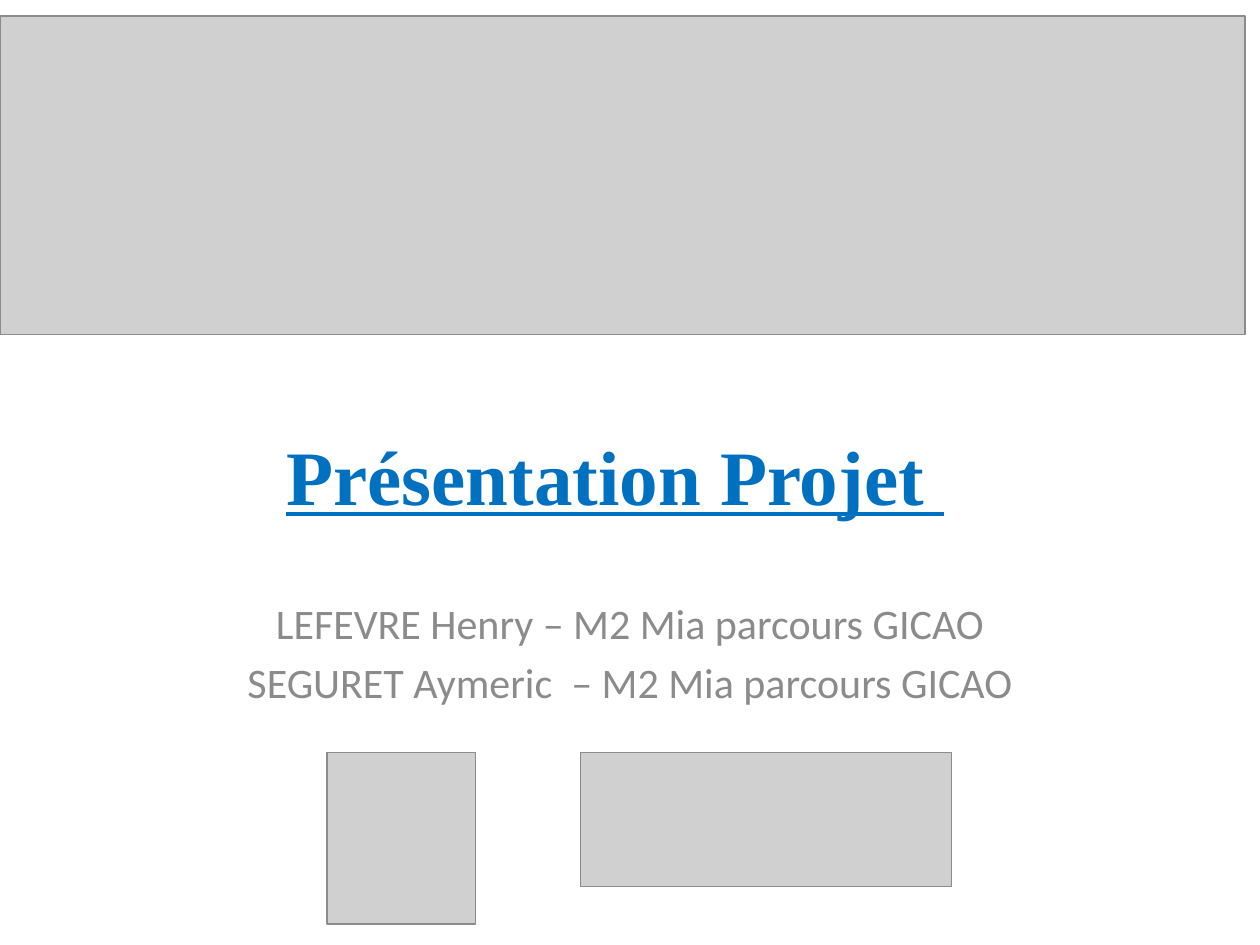
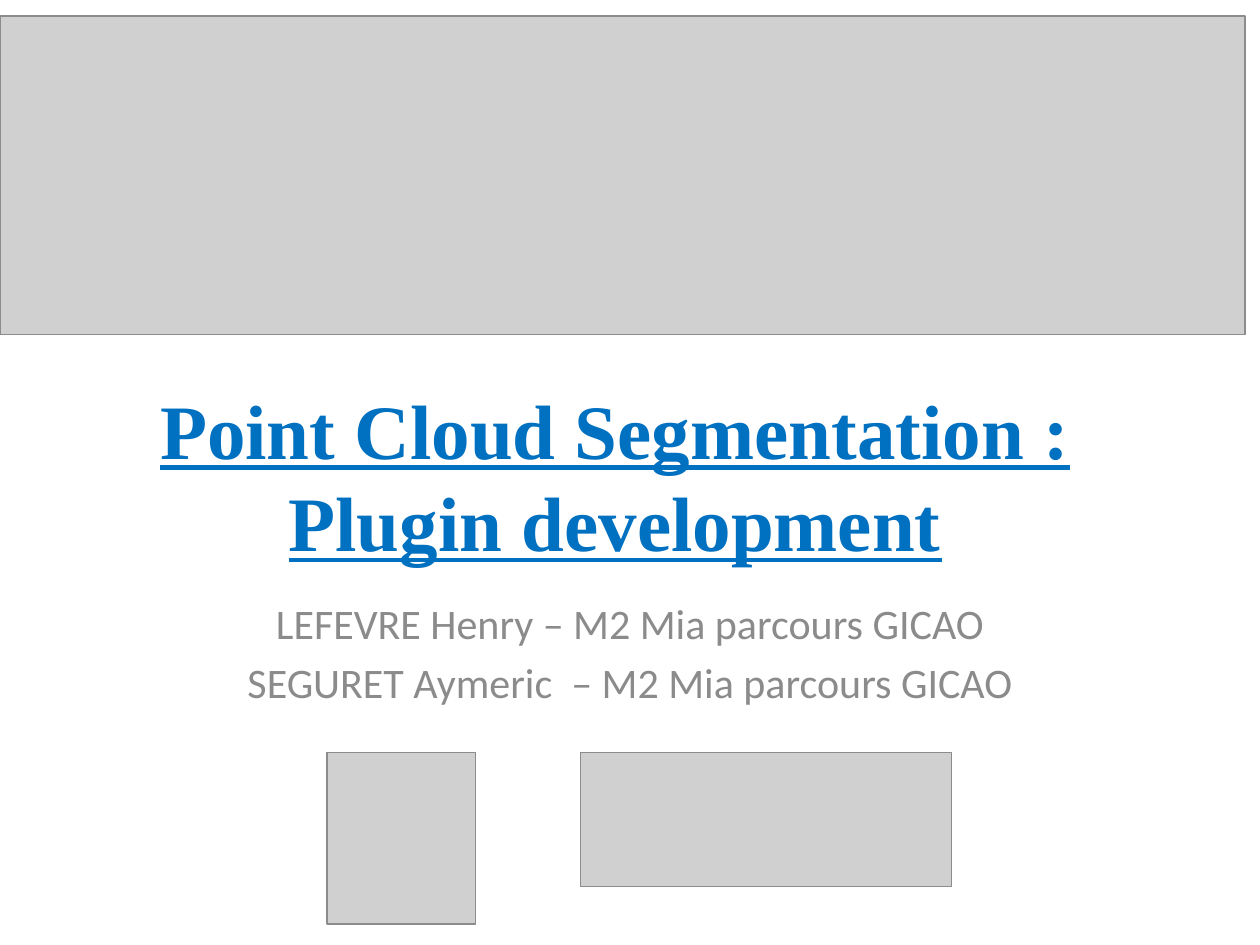
Before and after one commit to Mric26/M2-S1, a slide deck: slide 1 of Projet/Presentation.pptx. Drawn at 1260x945 pixels with LibreOffice and Linux fonts; fonts in the diff are those of the drawing; grey boxes stand for pictures. Boxes give left, top, right and bottom in pixels: in the first picture for what was removed or moved away, otherwise in the second. Text is boxed around its words. In the diff, an @@ line names an element or a change of style, - is before the commit and + after.

Commit message:
projet

```diff
--- a/Projet/Presentation.pptx
+++ b/Projet/Presentation.pptx
@@ title at [160,405,1024,566]: text changed @@
-Présentation Projet
+Point Cloud Segmentation :
+Plugin development
```
Also in this commit, not shown: 12 slides added, 4 slides removed, 1 other file.
